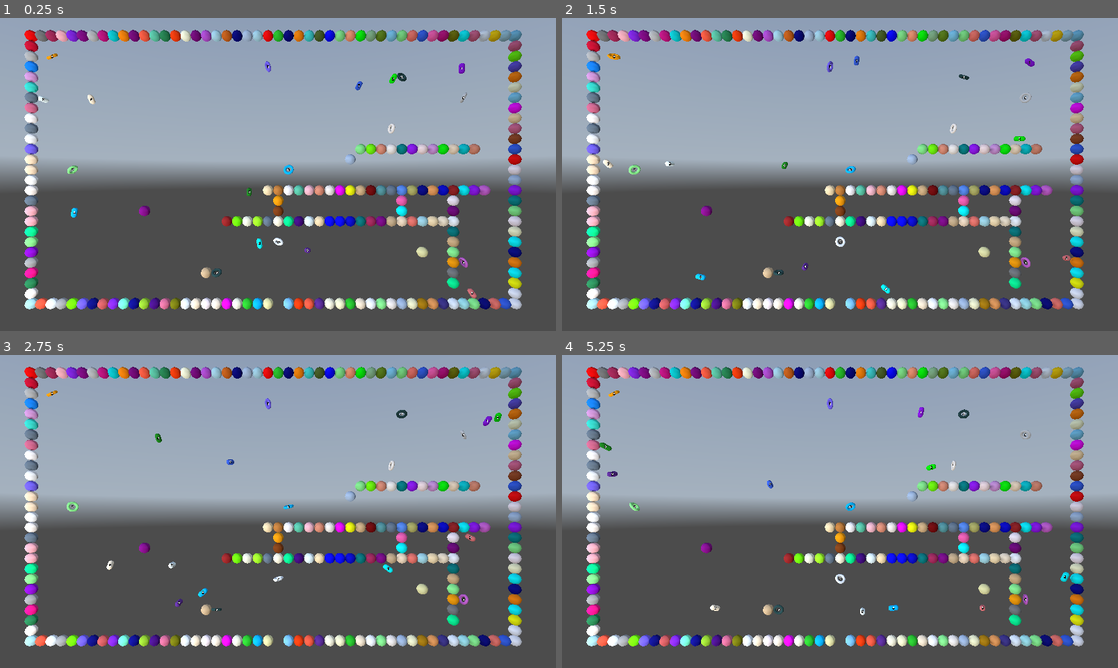
Above: before the commit, frames 1-4 (two rows, left to right).
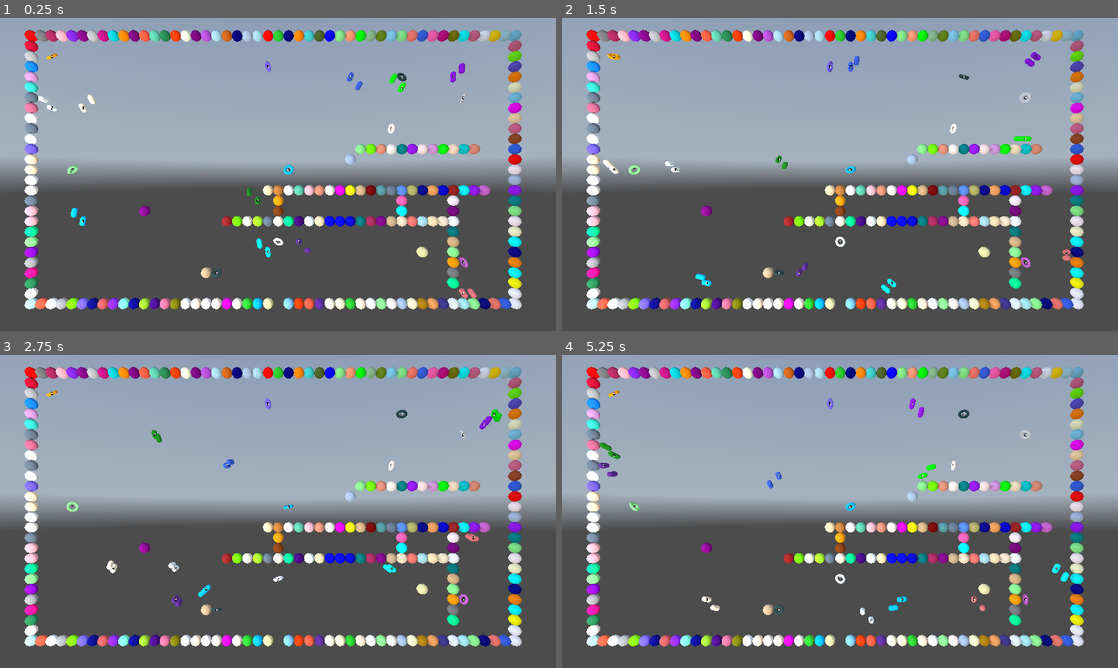
Above: after the commit, the same moments.

Repository: kasworld/gd4snakebyte3d
Game: Godot game, scene res://main.tscn
Two runs of this game, one before a commit and one after it. Both use one fixed random seed, a clock stepped at 60 frames per second and the inputs below. A sky picture missing from this copy of the repository is replaced by a grey-blue gradient.
Inputs (mouse positions are in pixels of both pictures, inside the frame that each line leads up to):
- Up to frame 1 (0.25 s): no input
- Up to frame 2 (1.5 s): tap Enter at 0.5 s; move the mouse to (962, 158) at 0.52 s; click (962, 158) at 0.67 s; move the mouse to (728, 190) at 1.27 s; click (728, 190) at 1.42 s
- Up to frame 3 (2.75 s): move the mouse to (333, 442) at 2.02 s; click (333, 442) at 2.17 s
- Up to frame 4 (5.25 s): move the mouse to (812, 574) at 2.77 s; click (812, 574) at 2.92 s; move the mouse to (1006, 558) at 3.52 s; click (1006, 558) at 3.67 s; move the mouse to (673, 464) at 4.27 s; click (673, 464) at 4.42 s; move the mouse to (867, 511) at 5.02 s; click (867, 511) at 5.17 s

The runs differ from the first frame. In frame 1, 7.9% of the frame differs, in the area x 4-94%, y 3-94%; in frame 2, 7.9%; in frame 3, 7.8%; in frame 4, 7.9%.

Commit message:
plum split move animation

Diff:
--- a/main.tscn
+++ b/main.tscn
@@ -15,7 +15,7 @@
 sky = SubResource("Sky_1bvp3")
 ambient_light_source = 3
 ambient_light_color = Color(1, 1, 1, 1)
-ambient_light_sky_contribution = 0.9
+ambient_light_sky_contribution = 0.7
 
 [node name="Main" type="Node3D"]
 script = ExtResource("1_ig7tw")
--- a/plum.gd
+++ b/plum.gd
@@ -20,6 +20,7 @@
 	move_dir = d
 	$"모양".mesh.material.albedo_color = NamedColorList.color_list.pick_random()[0]
 	$"모양".rotation.x = randf_range(-PI,PI)
+	$"이동모양".mesh = $"모양".mesh
 	rotate_v = randf_range(-5,5)
 
 	var old = field.set_at(p2d, Things.Plum)
@@ -29,9 +30,11 @@
 
 func _process(delta: float) -> void:
 	$"모양".rotate_z(delta*rotate_v)
-	position = lerp(
-		Settings.vector2i_to_vector3(old_pos2d),
-		Settings.vector2i_to_vector3(pos2d),
+	$"이동모양".rotation = $"모양".rotation
+	var vt2 = pos2d - old_pos2d
+	$"이동모양".position = lerp(
+		Vector3(-vt2.x, vt2.y, 0),
+		Vector3.ZERO,
 		(Time.get_unix_time_from_system() - old_pos_time)/Settings.FrameTime,
 		)
 
--- a/plum.tscn
+++ b/plum.tscn
@@ -20,3 +20,5 @@
 [node name="번호" type="Label3D" parent="."]
 pixel_size = 0.01
 no_depth_test = true
+
+[node name="이동모양" type="MeshInstance3D" parent="."]
--- a/snake.gd
+++ b/snake.gd
@@ -1,2 +1,15 @@
 extends Node3D
 class_name Snake
+
+var pos2d_list :Array[Vector2i]
+var move_dir :Dir8Lib.Dir
+
+func _ready() -> void:
+	var mesh = ShapeLib.new_mesh_by_type(ShapeLib.Shape.Sphere, 0.5)
+	$Body.init(mesh, Color.WHITE, Settings.FieldWidth*Settings.FieldHeight/2, Vector3.ZERO)
+
+func move_1_step() -> void:
+	pass
+
+func change_move_dir(dir :Dir8Lib.Dir) -> void:
+	pass
--- a/snake.tscn
+++ b/snake.tscn
@@ -1,6 +1,9 @@
-[gd_scene load_steps=2 format=3 uid="uid://c7s28rwtmb200"]
+[gd_scene load_steps=3 format=3 uid="uid://c7s28rwtmb200"]
 
 [ext_resource type="Script" uid="uid://dbr8gr8183ws5" path="res://snake.gd" id="1_baghe"]
+[ext_resource type="PackedScene" uid="uid://cfnbpemvoy1i6" path="res://multi_mesh_shape/multi_mesh_shape.tscn" id="2_gxkgb"]
 
 [node name="Snake" type="Node3D"]
 script = ExtResource("1_baghe")
+
+[node name="Body" parent="." instance=ExtResource("2_gxkgb")]
